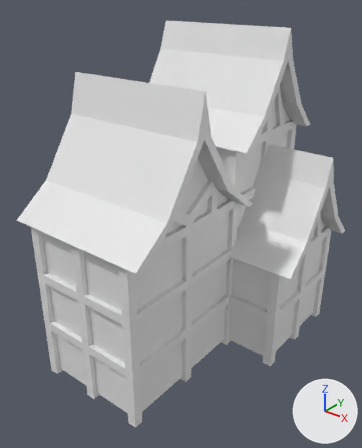
Before and after pictures for a commit that changed the COLLADA model Assets/Models/Mansion.dae.
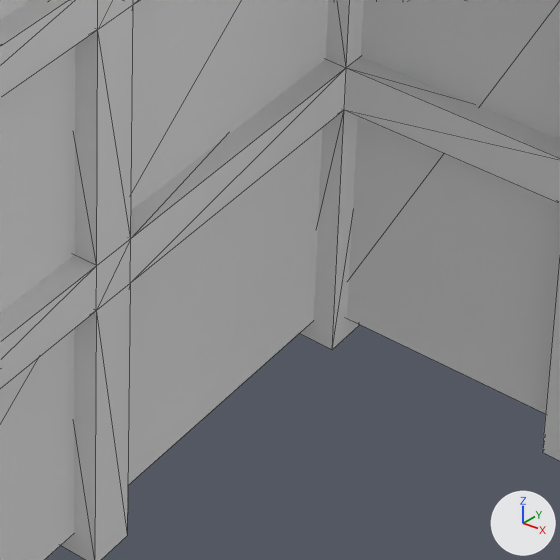
Old and new are each drawn whole from a 50 mm camera at (32.39, -33.68, 39.14) aimed at (2.05, 4.24, 15.63) and again close up on the part from 47% to 73% of the width and 64% to 85% of the height. The axes (+X, +Y, +Z) are drawn at lower right. The lights are the same throughout. The close-ups show mesh edges as thin lines. Where no turn or scale is listed for an object, it has been applied to the vertices.
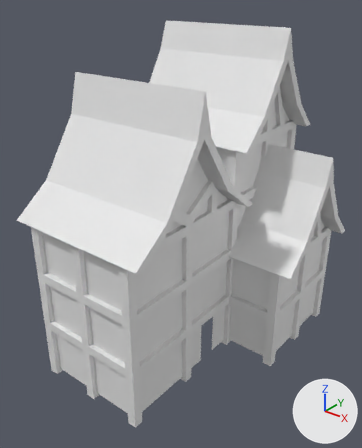
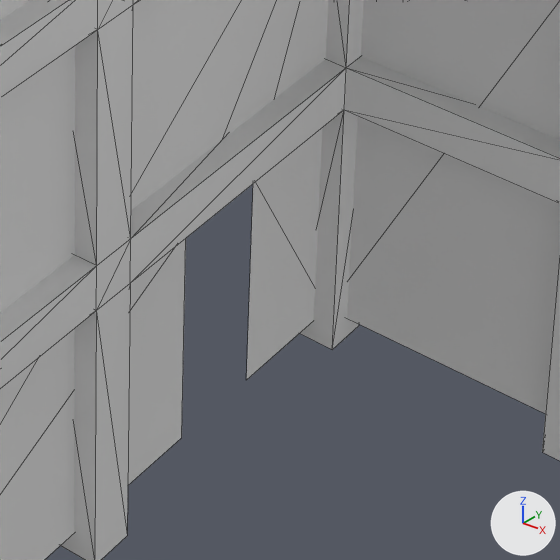
Edits to the scene script, one JSON object a line:
```json
{"block": "me_cube_001", "where": "me_cube_001.from_pydata(...)  # 41 vertices, 51 faces; spans x -6.0..12.0, y -8.0..20.0, z -1.0..31.0"}
{"block": "me_cube_001", "where": "# used by ob_cube; location = (0.0, 0.0, 1.0)"}
{"block": "me_cube_001", "where": "# verts and faces of me_cube_001; kept vertices keep their numbers, new ones are numbered from 41"}
{"block": "me_cube_001", "where": "# before: 4 (6.0, -8.0, -1.0), 6 (6.0, 8.0, -1.0), 7 (6.0, 8.0, 11.0)"}
{"block": "me_cube_001", "change": "me_cube_001 part 1"}
{"op": "add", "block": "me_cube_001", "code": "delete_faces([(4, 6, 7)])"}
{"op": "add", "block": "me_cube_001", "code": "verts[41] = (6.0, 5.1, -1.0)  # pixel (246, 380)"}
{"op": "add", "block": "me_cube_001", "code": "verts[42] = (6.0, 2.9, -1.0)  # pixel (181, 437)"}
{"op": "add", "block": "me_cube_001", "code": "verts[43] = (6.0, 5.1, 4.0)"}
{"op": "add", "block": "me_cube_001", "code": "verts[44] = (6.0, 2.9, 4.0)"}
{"op": "add", "block": "me_cube_001", "code": "faces += [(7, 44, 43), (6, 43, 41), (4, 42, 44), (6, 7, 43), (4, 44, 7)]"}
```

Location of each change, [x1, y1, x2, y2] in pixels of the close-ups (560 x 560 px):
```json
{"part": 1, "of": "me_cube_001", "change": "built on", "before": [0, 0, 328, 560], "after": [0, 0, 328, 560]}
```
